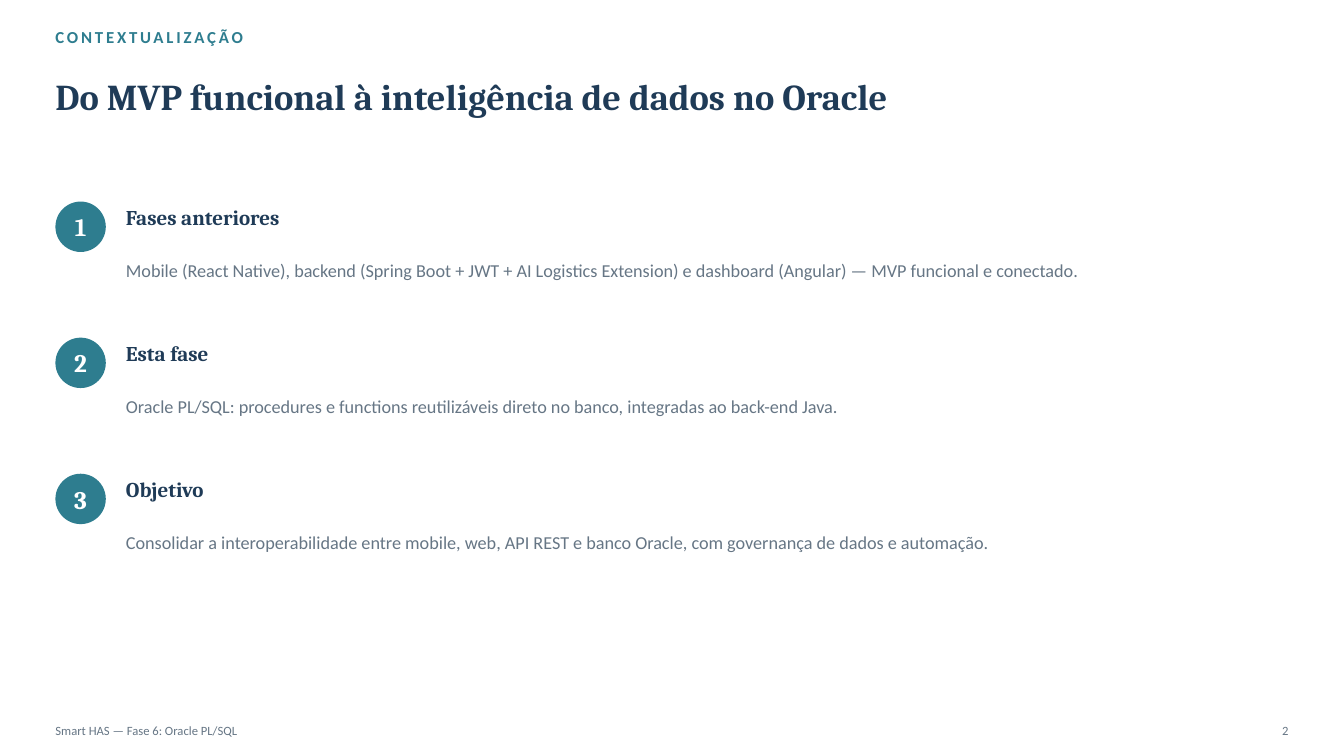
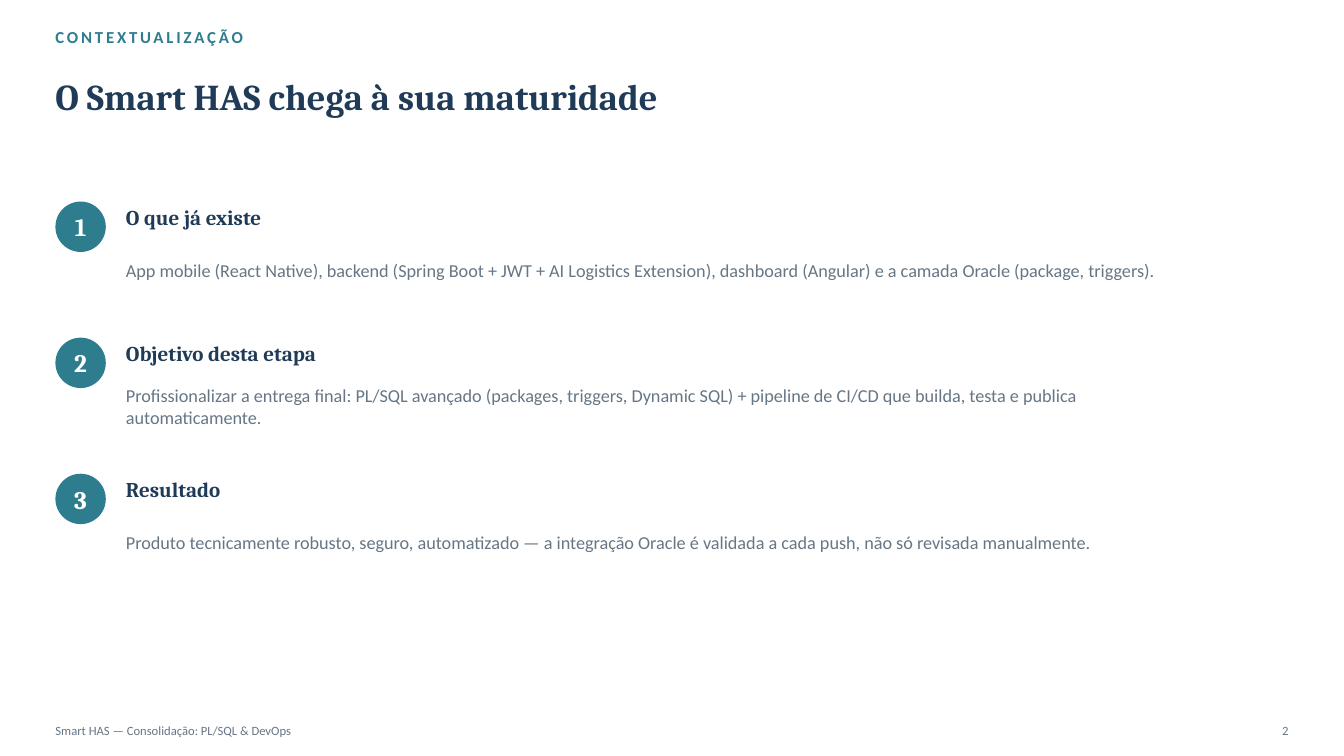
Before and after one commit to LeoMarsiarelli/Smart-HAS, a slide deck: slide 2 of docs/Apresentacao_Smart_HAS.pptx. Drawn at 1344x756 pixels with LibreOffice and Linux fonts; fonts in the diff are those of the drawing. Boxes give left, top, right and bottom in pixels: in the first picture for what was removed or moved away, otherwise in the second. Text is boxed around its words. In the diff, an @@ line names an element or a change of style, - is before the commit and + after.

Commit message:
docs: atualiza documentação, slides e roteiro para a consolidação final
Cobre o package SMARTHAS_PKG, as triggers de auditoria, a procedure
com Dynamic SQL e o pipeline de CI/CD (GitHub Actions) com Oracle real.

```diff
--- a/docs/Apresentacao_Smart_HAS.pptx
+++ b/docs/Apresentacao_Smart_HAS.pptx
@@ text at [55, 84, 657, 118]: text changed @@
-Do MVP funcional à inteligência de dados no Oracle
+O Smart HAS chega à sua maturidade
@@ text at [126, 210, 261, 230]: text changed @@
-Fases anteriores
+O que já existe
@@ text at [126, 264, 1154, 280]: text changed @@
-Mobile (React Native), backend (Spring Boot + JWT + AI Logistics Extension) e dashboard (Angular) — MVP funcional e conectado.
+App mobile (React Native), backend (Spring Boot + JWT + AI Logistics Extension), dashboard (Angular) e a camada Oracle (package, triggers).
@@ text at [126, 346, 315, 366]: text changed @@
-Esta fase
+Objetivo desta etapa
@@ text at [126, 389, 1076, 424]: text changed @@
-Oracle PL/SQL: procedures e functions reutilizáveis direto no banco, integradas ao back-end Java.
+Profissionalizar a entrega final: PL/SQL avançado (packages, triggers, Dynamic SQL) + pipeline de CI/CD que builda, testa e publica automaticamente.
@@ text at [126, 482, 220, 497]: text changed @@
-Objetivo
+Resultado
@@ text at [126, 536, 1091, 552]: text changed @@
-Consolidar a interoperabilidade entre mobile, web, API REST e banco Oracle, com governança de dados e automação.
+Produto tecnicamente robusto, seguro, automatizado — a integração Oracle é validada a cada push, não só revisada manualmente.
@@ text at [55, 726, 292, 737]: text changed @@
-Smart HAS — Fase 6: Oracle PL/SQL
+Smart HAS — Consolidação: PL/SQL & DevOps
```
Also in this commit, not shown: 1 other slide changed, 8 slides added, 8 slides removed, 4 other files.
